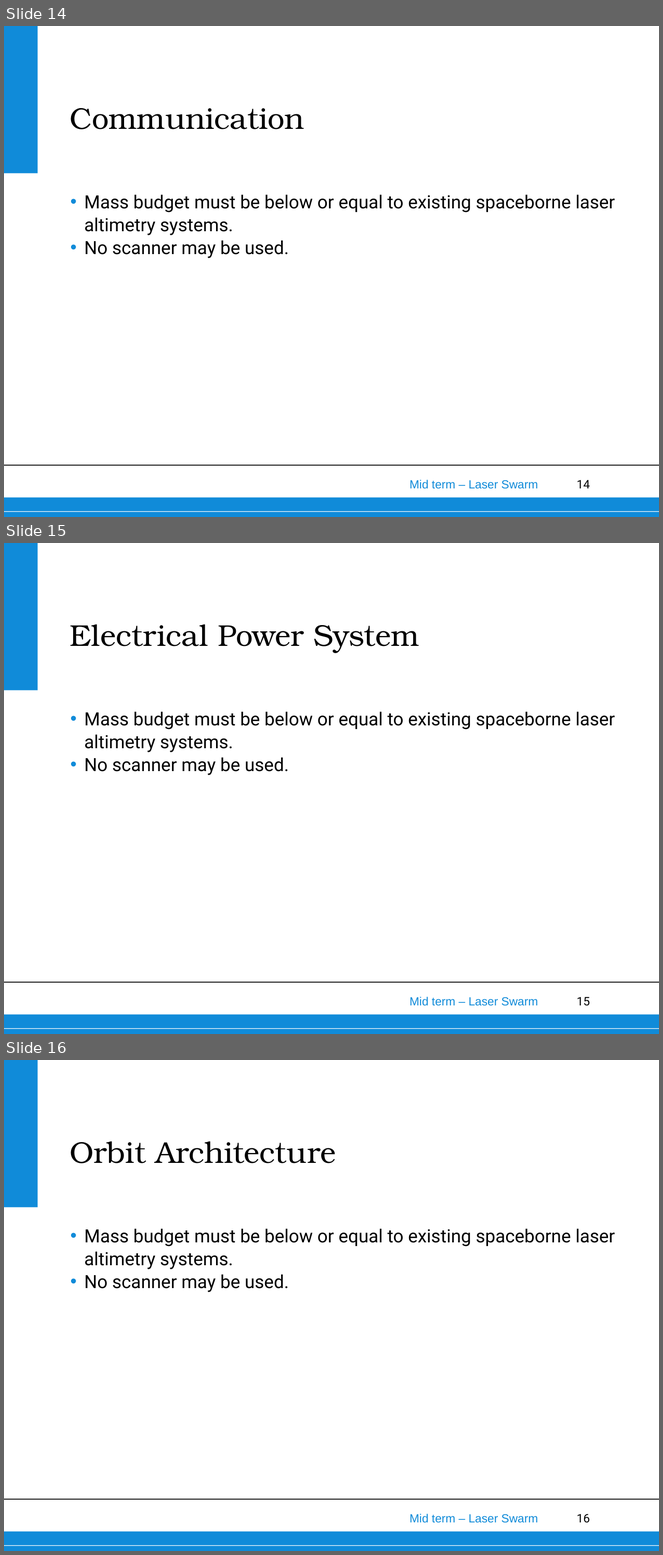
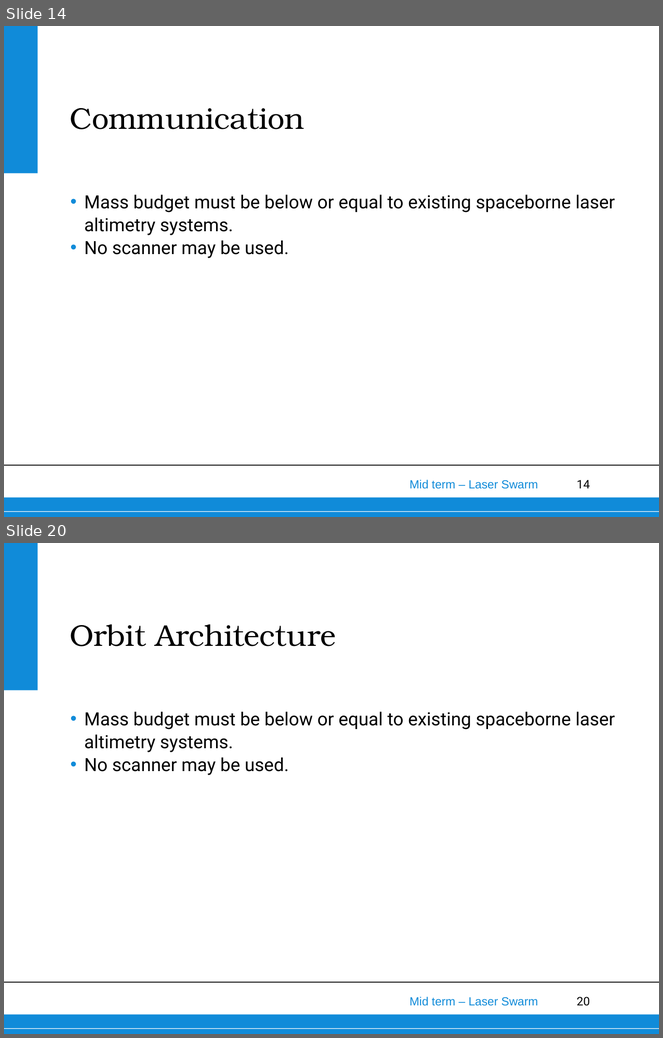
Before and after one commit to thewisenerd/laser-swarm, a slide deck: midTermPresentation/MidTermPresentation.ppt. Shown one above the other, each under a label of ours: slides 14, 15 and 16 before the commit, slides 14 and 20 after it; the slides between them are not shown. The pictures are 663x1555 and 663x1038 pixels, drawn with LibreOffice and Linux fonts; fonts in the diff are those of the drawing; background and template pictures are left out. Boxes give left, top, right and bottom in pixels: in the first picture for what was removed or moved away, otherwise in the second. Text is boxed around its words. In the diff, an @@ line names an element or a change of style, - is before the commit and + after.

```diff
--- a/midTermPresentation/MidTermPresentation.ppt
+++ b/midTermPresentation/MidTermPresentation.ppt
@@ slide 15 removed at box(4, 543, 659, 1034), background #FFFFFF; not listed: 6 template elements that a slide beside it also shows @@
@@ title removed at box(70, 624, 419, 653) @@
-Electrical Power System
@@ text removed at box(84, 711, 615, 775) @@
-• Mass budget must be below or equal to existing spaceborne laser altimetry systems.
-• No scanner may be used.
@@ what was slide 16 is now slide 20 @@
@@ page number at box(577, 997, 591, 1006): text changed @@
-16
+20
```
Also in this commit, not shown: 5 slides added, 7 other files.
